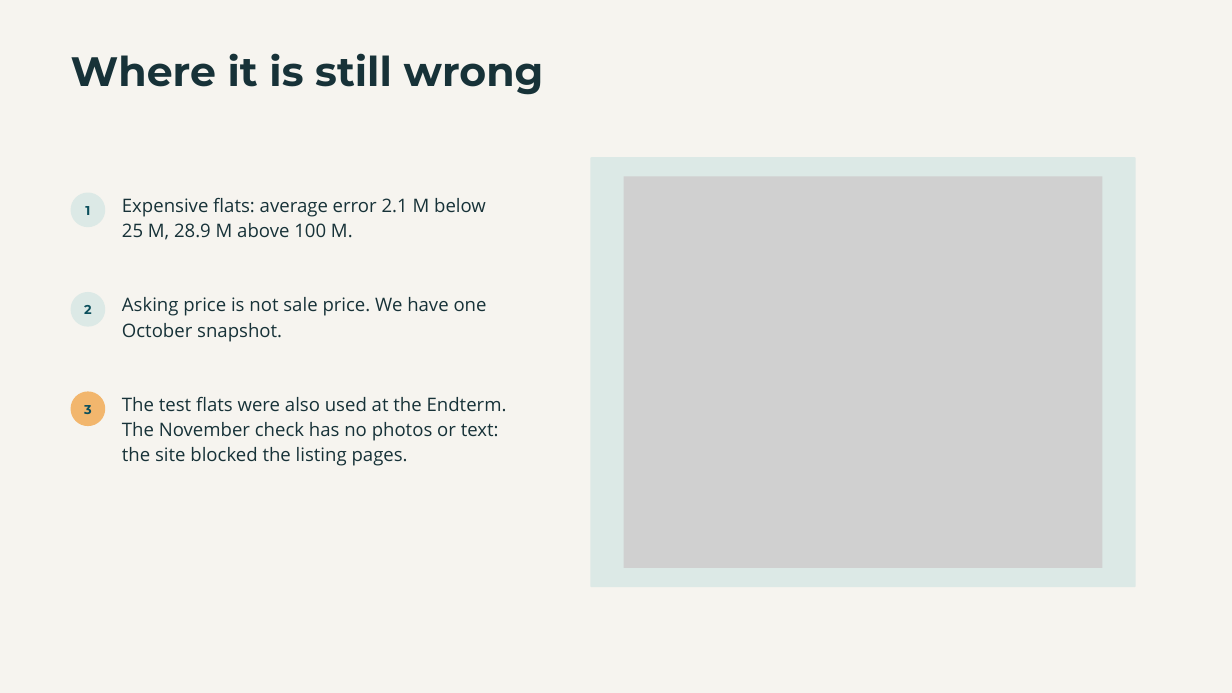
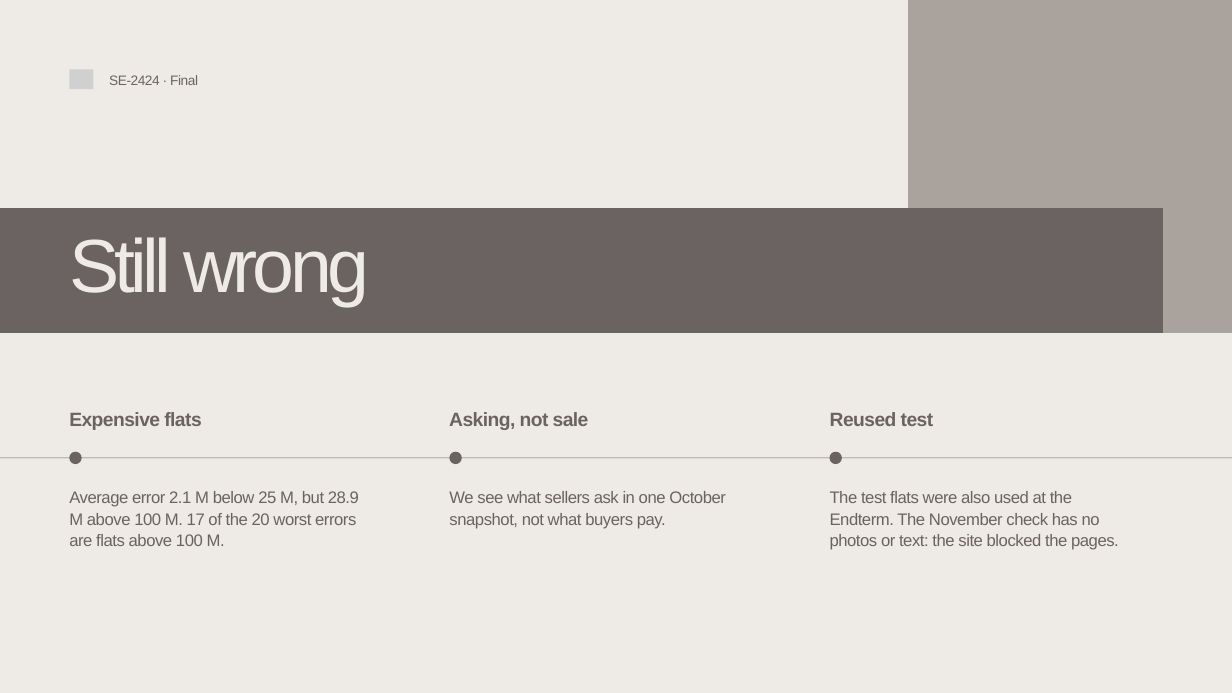
Before and after one commit to Newterios/mla_midtem, a slide deck: slide 11 of slides/Final_SE-2424_slides.pptx (slide 14 before the commit). Drawn at 1232x693 pixels with LibreOffice and Linux fonts; fonts in the diff are those of the drawing; grey boxes stand for pictures. Boxes give left, top, right and bottom in pixels: in the first picture for what was removed or moved away, otherwise in the second. Text is boxed around its words. In the diff, an @@ line names an element or a change of style, - is before the commit and + after.

Commit message:
Slides on a presentation template, app screenshot of the new look, contributions: the app built together

```diff
--- a/slides/Final_SE-2424_slides.pptx
+++ b/slides/Final_SE-2424_slides.pptx
@@ background #F6F4EF to #EEEAE5 @@
@@ freeform shape added at box(908, 0, 1232, 333), fill #AAA39D @@
@@ text removed at box(71, 53, 544, 95) @@
-Where it is still wrong
@@ picture added at box(69, 69, 93, 89) @@
@@ text added at box(109, 75, 198, 85), 16 pt, text #6B6361 @@
+SE-2424 · Final
@@ freeform shape removed at box(590, 157, 1135, 587) @@
@@ picture removed at box(623, 176, 1102, 567) @@
@@ freeform shape added at box(0, 208, 1162, 333), fill #6B6361 @@
@@ freeform shape removed at box(71, 192, 105, 227) @@
@@ text removed at box(85, 206, 90, 215) @@
-1
@@ text added at box(69, 237, 369, 307), 88 pt, text #EEEAE5 @@
+Still wrong
@@ freeform shape removed at box(71, 292, 105, 326) @@
@@ text removed at box(122, 297, 487, 342) @@
-Asking price is not sale price. We have one October snapshot.
@@ text removed at box(84, 305, 92, 314) @@
-2
@@ text added at box(69, 412, 201, 430), 22.5 pt, text #6B6361, bold @@
+Expensive flats
@@ freeform shape removed at box(71, 391, 105, 426) @@
@@ text removed at box(84, 405, 92, 414) @@
-3
@@ text added at box(449, 412, 589, 430), 22.5 pt, text #6B6361, bold @@
+Asking, not sale
@@ text added at box(830, 412, 934, 426), 22.5 pt, text #6B6361, bold @@
+Reused test
@@ line added from (0, 458) to (1232, 458), #6B6361 0.75 pt @@
@@ freeform shape added at box(69, 452, 81, 464), fill #6B6361 @@
@@ freeform shape added at box(450, 452, 462, 464), fill #6B6361 @@
@@ freeform shape added at box(830, 452, 842, 464), fill #6B6361 @@
@@ text at box(69, 491, 359, 546): text changed; size 21.8 to 19.5 pt; font Open Sans to Arial; text colour #173238 to #6B6361 @@
-Expensive flats: average error 2.1 M below 25 M, 28.9 M above 100 M.
+Average error 2.1 M below 25 M, but 28.9 M above 100 M. 17 of the 20 worst errors are flats above 100 M.
@@ text added at box(449, 491, 726, 529), 19.5 pt, text #6B6361 @@
+We see what sellers ask in one October snapshot, not what buyers pay.
@@ text at box(830, 491, 1119, 550): text changed; size 21.8 to 19.5 pt; font Open Sans to Arial; text colour #173238 to #6B6361 @@
-The test flats were also used at the Endterm. The November check has no photos or text: the site blocked the listing pages.
+The test flats were also used at the Endterm. The November check has no photos or text: the site blocked the pages.
```
Also in this commit, not shown: 9 other slides changed, 4 slides added, 6 slides removed, 8 other files.
